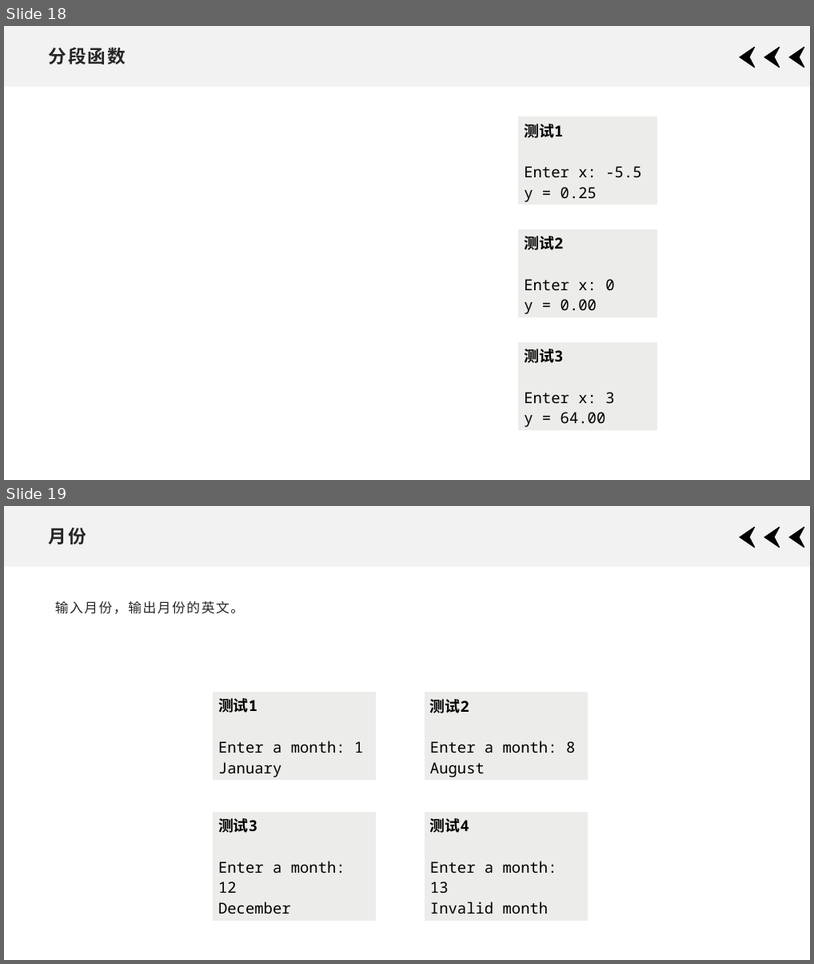
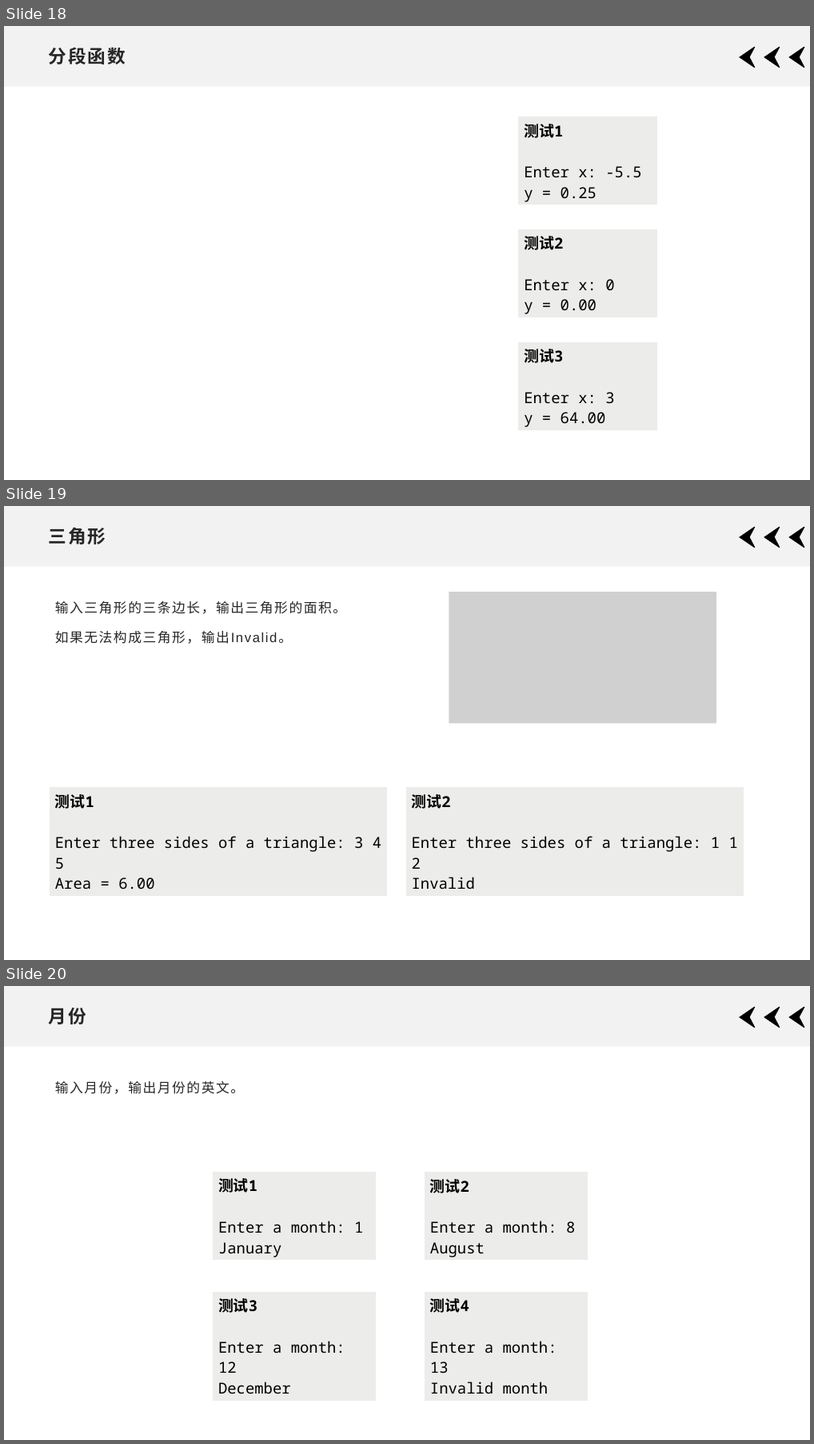
Before and after one commit to xdai02/C, a slide deck: slides/Chapter2.pptx. Shown one above the other, each under a label of ours: slides 18 and 19 before the commit, slides 18, 19 and 20 after it. The pictures are 814x964 and 814x1444 pixels, drawn with LibreOffice and Linux fonts; fonts in the diff are those of the drawing; grey boxes stand for pictures. Boxes give left, top, right and bottom in pixels: in the first picture for what was removed or moved away, otherwise in the second. Text is boxed around its words. In the diff, an @@ line names an element or a change of style, - is before the commit and + after.

```diff
--- a/slides/Chapter2.pptx
+++ b/slides/Chapter2.pptx
@@ slide 19 added at (4,506,810,960), background #FFFFFF; not listed: 4 template elements that a slide beside it also shows @@
@@ title added at (48,527,106,544), 21.6 pt, text #262626, bold @@
+三角形
@@ text added at (55,601,346,644), 16 pt, text #262626 @@
+输入三角形的三条边长，输出三角形的面积。
+如果无法构成三角形，输出Invalid。
@@ picture added at (450,592,718,723) @@
@@ table added at (50,786,388,892), 1 rows, 1 columns @@
+测试1 / Enter three sides of a triangle: 3 4 5 / Area = 6.00
@@ table added at (406,786,745,892), 1 rows, 1 columns @@
+测试2 / Enter three sides of a triangle: 1 1 2 / Invalid
@@ what was slide 19 is now slide 20 @@
```
Also in this commit, not shown: 4 other files.
